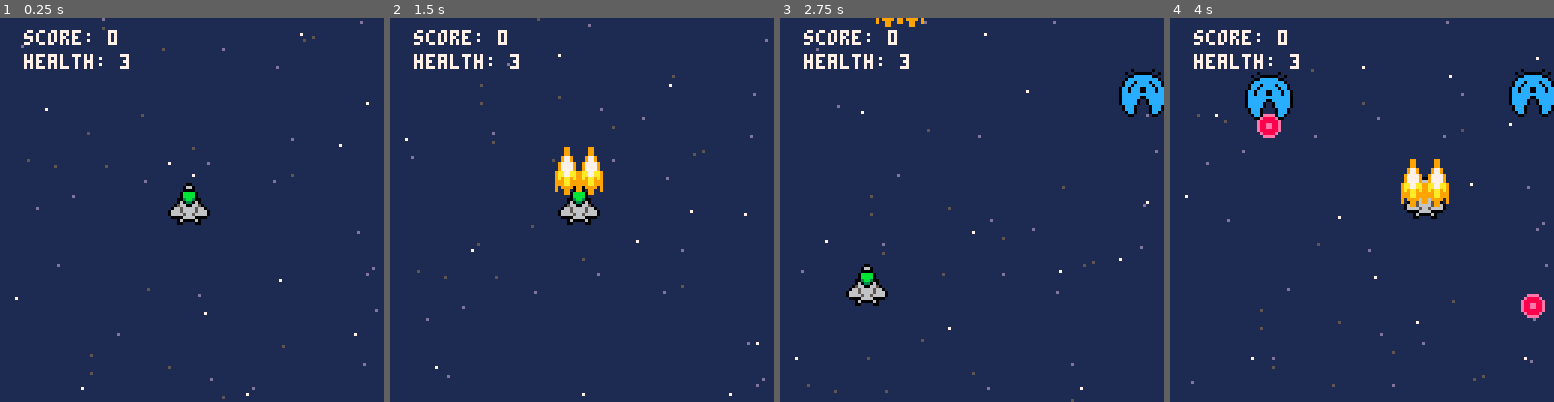
Above: before the commit, frames 1-4 (left to right).
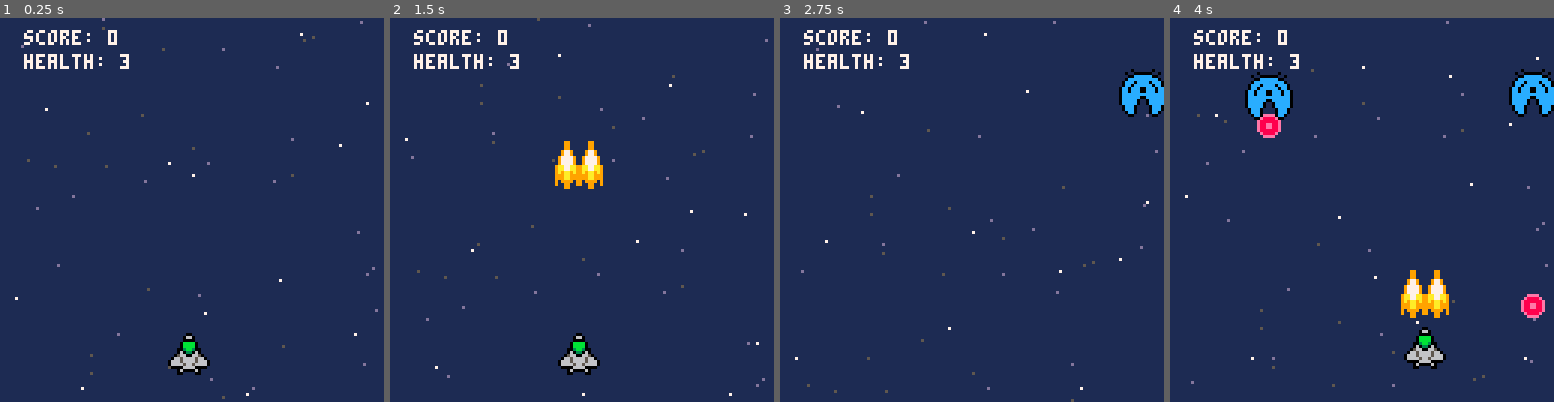
Above: after the commit, the same moments.

Repository: djc5627/pico8-first-game
Game: PICO-8 cartridge first_game.p8
Two runs of this game, one before a commit and one after it. Both use one fixed random seed, a clock stepped at 60 frames per second and the inputs below.
Inputs:
- Up to frame 1 (0.25 s): no input
- Up to frame 2 (1.5 s): tap O (Z key) at 0.33, 0.7, 1.43 s; tap X (X key) at 1.07 s
- Up to frame 3 (2.75 s): hold Left 1.97-2.37 s; tap X (X key) at 2.07, 2.4, 2.73 s; tap O (Z key) at 2.22 s; hold Down from 2.42 s (still down)
- Up to frame 4 (4 s): release Down at 2.82 s; hold Right 2.87-3.53 s; tap X (X key) at 3.07, 3.4, 3.73 s; tap O (Z key) at 3.1, 3.98 s; hold Up from 3.58 s (still down)

The runs differ from the first frame. In frame 1, 1.4% of the frame differs, in the area x 43-55%, y 42-93%; in frame 2, 2.1%; in frame 3, 0.8%; in frame 4, 3.1%, in the area x 60-73%, y 36-92%.

Commit message:
Add flash when enemy is hit. Player starts at bottom of screen. Add copilot instructions to repo.

Diff:
--- a/src/enemy.lua
+++ b/src/enemy.lua
@@ -9,7 +9,8 @@
         hw=hw, --hitbox width
         hh=hh, --hitbox height
         si=si,  --sprite index
-        last_shoot_time=0
+        last_shoot_time=0,
+        flash_frames=0
     })
 end
 
@@ -39,13 +40,18 @@
             if collided then
                 del(player_bullets, b)
                 e.health -= 1
+                e.flash_frames = 6
             end
+        end
+
+        if e.flash_frames > 0 then
+            e.flash_frames -= 1
         end
 
         -- Death
         if e.health <= 0 then
             del(enemies, e)
-            global.score += 1
+            score = score + 1
             sfx(0)
         end
     end
@@ -53,9 +59,19 @@
 
 function _draw_enemies()
     for e in all(enemies) do
+        if e.flash_frames > 0 then
+            for i=1,15 do
+                pal(i, 8)
+            end
+        end
+
         _draw_sprite(e.si, e.x, e.y)
+
+        if e.flash_frames > 0 then
+            pal()
+        end
             -- draw hitbox for debugging
-            if global.debug then
+            if debug then
                 rect(e.x-e.hw/2, e.y-e.hh/2, e.x+e.hw/2, e.y+e.hh/2, 7)
                 pset(e.x, e.y, 8)
             end
--- a/src/main.lua
+++ b/src/main.lua
@@ -6,7 +6,9 @@
 -- [] Standardize hitbox editor
 -- [] Implement sprite animations
 -- [] Standardize method and var naming conventions
-
+-- [] Particles Enhancements
+  -- [] Add muzzle flash
+  -- [] Add splat particles
 
 --- Working
 
--- a/src/player.lua
+++ b/src/player.lua
@@ -45,7 +45,7 @@
 function _init_player()
     p_health = 3
     p_x = 63
-    p_y = 63
+    p_y = 113
     p_last_dir = 0
 end
 
@@ -68,8 +68,8 @@
 function _shoot()
     -- Only shoot if delay has passed since the last shot
     if btn(4) and time() - p_last_shoot_time >= p_shoot_delay then
-        _add_bullet(player_bullets, p_x-4, p_y - 4, 0, -2, 8, 16, 2)
-        _add_bullet(player_bullets, p_x+4, p_y - 4, 0, -2, 8, 16, 2)
+        _add_bullet(player_bullets, p_x-4, p_y - 4, 0, -15, 8, 16, 2)
+        _add_bullet(player_bullets, p_x+4, p_y - 4, 0, -15, 8, 16, 2)
         p_last_shoot_time = time()
         sfx(1)
      end
Not shown, added: .github/copilot-instructions.md
